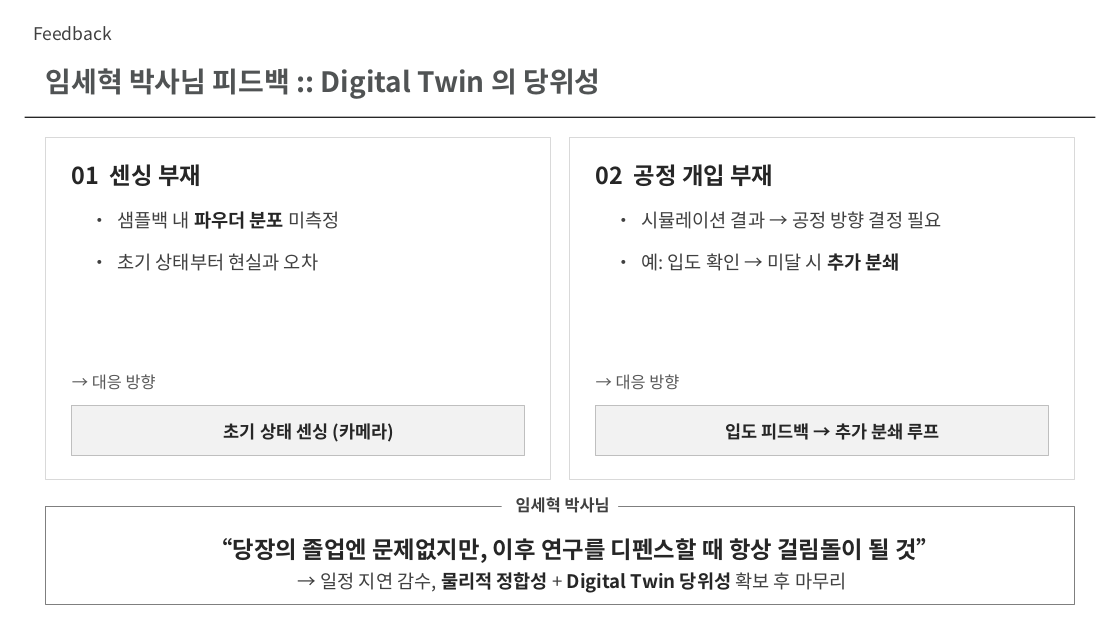
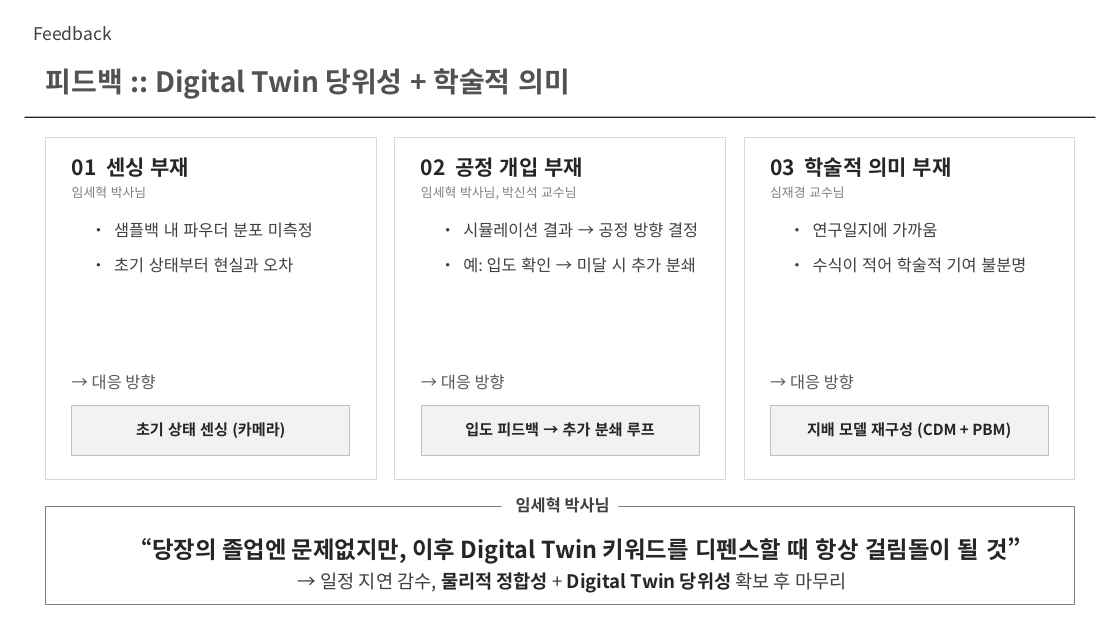
Before and after one commit to 55155/Crusher_IsaacSim, a slide deck: slide 3 of lab_meeting_deck/lab_meeting_deck.pptx. Drawn at 1120x630 pixels with LibreOffice and Linux fonts; fonts in the diff are those of the drawing. Boxes give left, top, right and bottom in pixels: in the first picture for what was removed or moved away, otherwise in the second. Text is boxed around its words. In the diff, an @@ line names an element or a change of style, - is before the commit and + after.

```diff
--- a/lab_meeting_deck/lab_meeting_deck.pptx
+++ b/lab_meeting_deck/lab_meeting_deck.pptx
@@ text at (46,68,571,99): text changed @@
-임세혁 박사님 피드백 :: Digital Twin 의 당위성
+피드백 :: Digital Twin 당위성 + 학술적 의미
@@ rectangle: place and size @@
-rectangle at (45,138,550,480)
+rectangle at (45,138,376,480)
@@ rectangle: place and size @@
-rectangle at (570,138,1075,480)
+rectangle at (395,138,726,480)
@@ text "01 센싱 부재": place and size @@
-text "01 센싱 부재" at (72,164,201,186)
+text "01 센싱 부재" at (72,157,190,177)
@@ text "01 센싱 부재" at (72,157,190,177): size 20 to 18 pt @@
@@ text "02 공정 개입 부재" at (421,157,583,177): size 20 to 18 pt @@
@@ text "02 공정 개입 부재": place and size @@
-text "02 공정 개입 부재" at (596,164,773,186)
+text "02 공정 개입 부재" at (421,157,583,177)
@@ text added at (72,186,146,198), 11 pt, text #7F7F7F @@
+임세혁 박사님
@@ text added at (421,186,576,199), 11 pt, text #7F7F7F @@
+임세혁 박사님, 박신석 교수님
@@ text added at (770,186,844,198), 11 pt, text #7F7F7F @@
+심재경 교수님
@@ text "• 샘플백 내 파우더 분포 ...": place and size @@
-text "• 샘플백 내 파우더 분포 ..." at (117,211,339,229)
+text "• 샘플백 내 파우더 분포 ..." at (114,222,313,238)
@@ text "• 샘플백 내 파우더 분포 ..." at (114,222,313,238): size 16 to 14 pt; text colour #262626 to #404040, bold off in "파우더 분포" @@
@@ text at (463,222,698,238): text changed; size 16 to 14 pt @@
-• 시뮬레이션 결과 → 공정 방향 결정 필요
+• 시뮬레이션 결과 → 공정 방향 결정
@@ text "• 초기 상태부터 현실과 오차" at (114,257,293,273): size 16 to 14 pt @@
@@ text "• 예: 입도 확인 → ...": place and size @@
-text "• 예: 입도 확인 → ..." at (641,253,900,271)
+text "• 예: 입도 확인 → ..." at (463,257,696,273)
@@ text "• 예: 입도 확인 → ..." at (463,257,696,273): size 16 to 14 pt; text colour #262626 to #404040, bold off in "추가 분쇄" @@
@@ text "→ 대응 방향": place and size @@
-text "→ 대응 방향" at (616,374,679,390)
+text "→ 대응 방향" at (441,374,505,390)
@@ text "초기 상태 센싱 (카메라)" at (136,422,285,438): size 15 to 13 pt @@
@@ rectangle: place and size @@
-rectangle at (71,405,524,455)
+rectangle at (71,405,350,455)
@@ text "입도 피드백 → 추가 분쇄 ..." at (465,422,655,437): size 15 to 13 pt @@
@@ text "입도 피드백 → 추가 분쇄 ...": place and size @@
-text "입도 피드백 → 추가 분쇄 ..." at (725,423,940,440)
+text "입도 피드백 → 추가 분쇄 ..." at (465,422,655,437)
@@ rectangle: place and size @@
-rectangle at (596,405,1049,455)
+rectangle at (421,405,699,455)
@@ group added at (744,138,1075,480): 5 texts, 2 rectangles @@
+03 학술적 의미 부재
+• 연구일지에 가까움
+• 수식이 적어 학술적 기여 불분명
+→ 대응 방향
+지배 모델 재구성 (CDM + PBM)
@@ text at (129,537,1021,564): text changed @@
-“당장의 졸업엔 문제없지만, 이후 연구를 디펜스할 때 항상 걸림돌이 될 것”
+“당장의 졸업엔 문제없지만, 이후 Digital Twin 키워드를 디펜스할 때 항상 걸림돌이 될 것”
```
Also in this commit, not shown: 8 other slides changed, 1 slide added, 10 other files.
